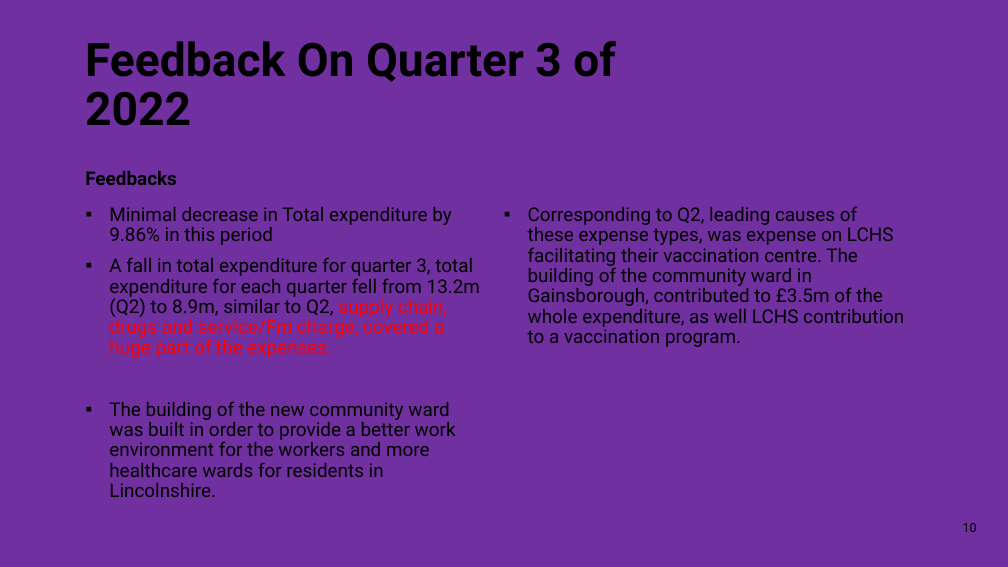
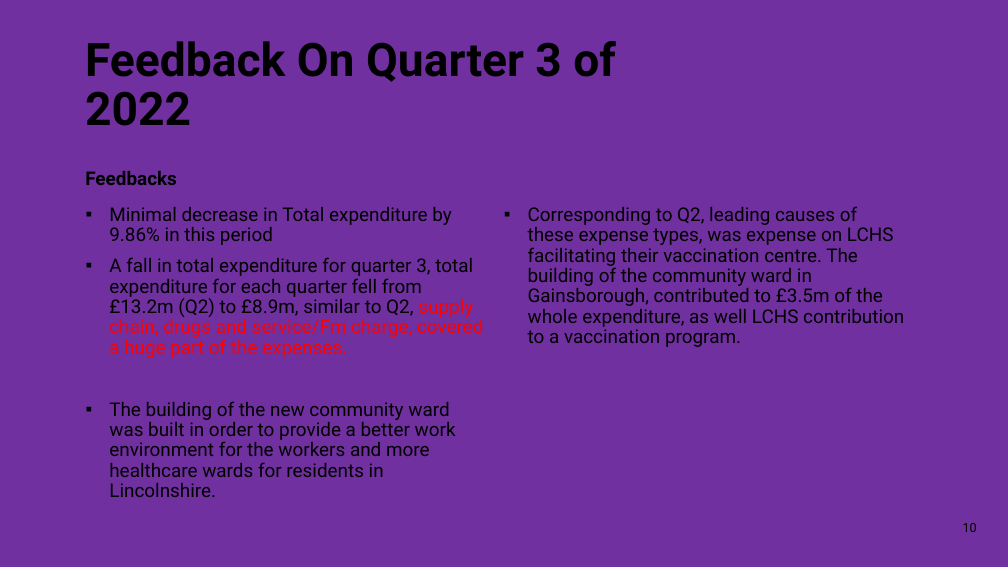
Before and after one commit to jordan-acz09/Lincolnshire-Healthcare-Expenditure, a slide deck: slide 10 of LCHS expenditure 2022-23.pptx. Drawn at 1008x567 pixels with LibreOffice and Linux fonts; fonts in the diff are those of the drawing. Boxes give left, top, right and bottom in pixels: in the first picture for what was removed or moved away, otherwise in the second. Text is boxed around its words. In the diff, an @@ line names an element or a change of style, - is before the commit and + after.

```diff
--- a/LCHS expenditure 2022-23.pptx
+++ b/LCHS expenditure 2022-23.pptx
@@ text at (x1=109, y1=257, x2=483, y2=358): text changed @@
-▪ A fall in total expenditure for quarter 3, total expenditure for each quarter fell from 13.2m (Q2) to 8.9m, similar to Q2, supply chain, drugs and service/Fm charge, covered a huge part of the expenses.
+▪ A fall in total expenditure for quarter 3, total expenditure for each quarter fell from £13.2m (Q2) to £8.9m, similar to Q2, supply chain, drugs and service/Fm charge, covered a huge part of the expenses.
```
Also in this commit, not shown: 2 other slides changed.
